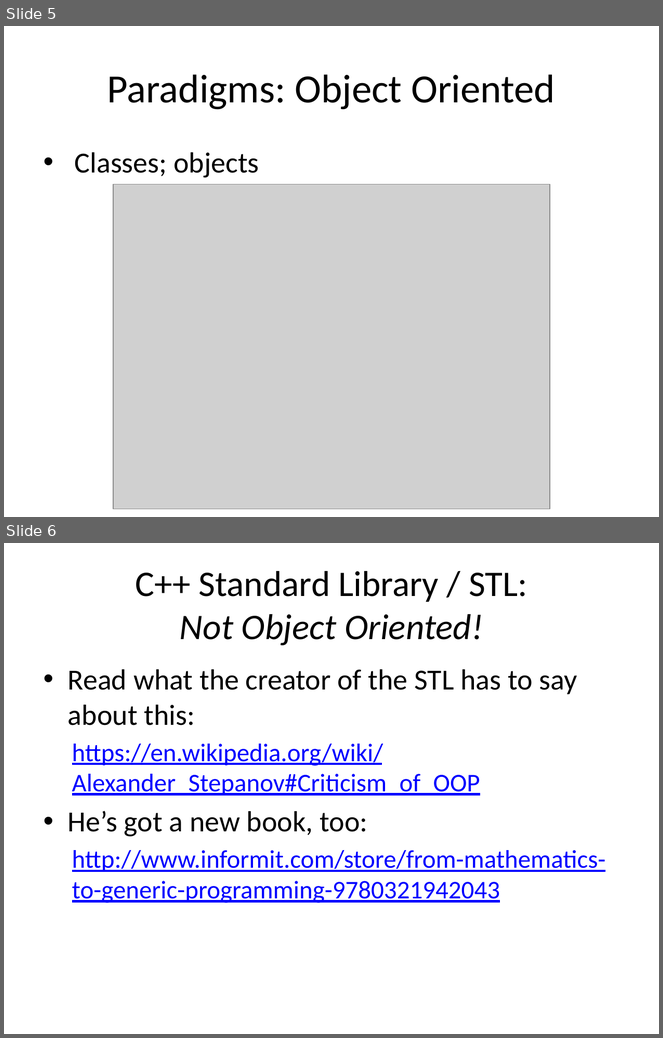
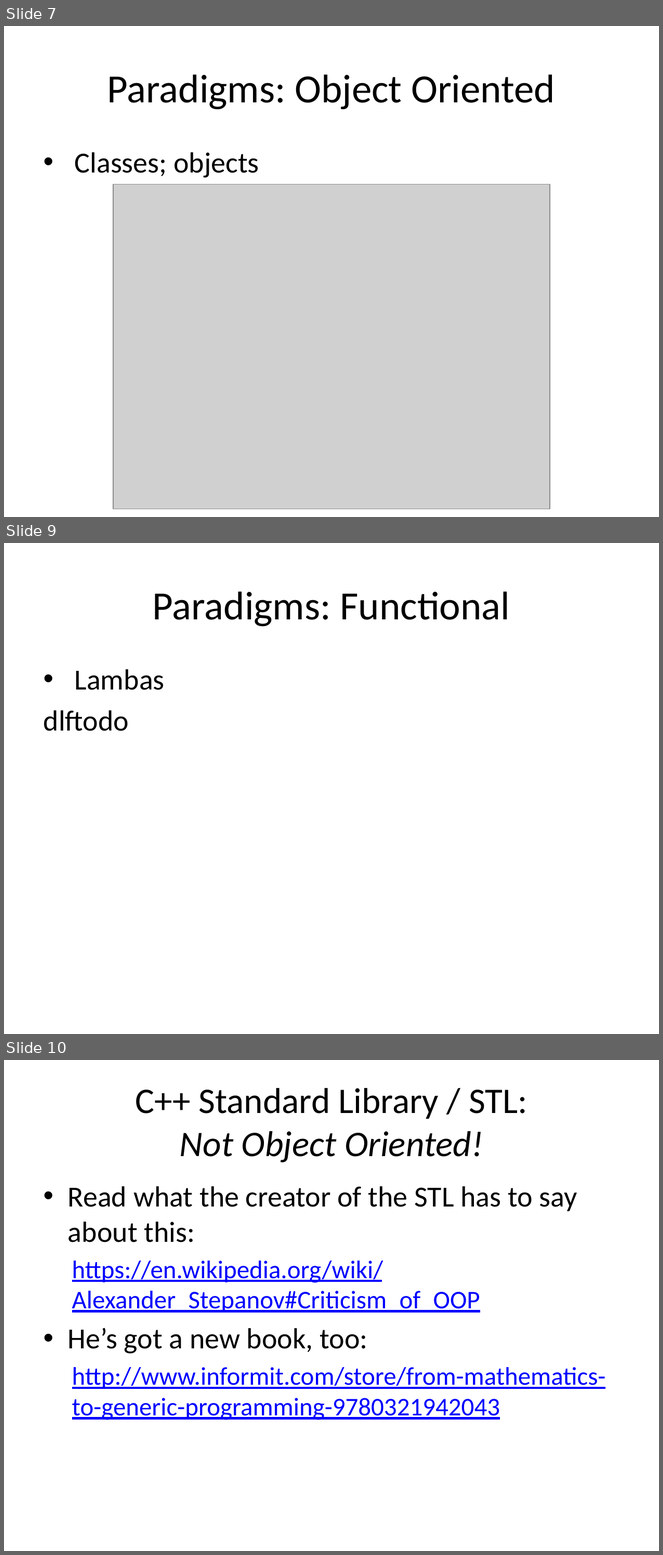
Before and after one commit to fellmad/FunWithCpp11, a slide deck: doc/Fun_with_C++11.pptx. Shown one above the other, each under a label of ours: slides 5 and 6 before the commit, slides 7, 9 and 10 after it; the slides between them are not shown. The pictures are 663x1038 and 663x1555 pixels, drawn with LibreOffice and Linux fonts; fonts in the diff are those of the drawing; grey boxes stand for pictures. Boxes give left, top, right and bottom in pixels: in the first picture for what was removed or moved away, otherwise in the second. Text is boxed around its words. In the diff, an @@ line names an element or a change of style, - is before the commit and + after.

```diff
--- a/doc/Fun_with_C++11.pptx
+++ b/doc/Fun_with_C++11.pptx
@@ slide 9 added at [4, 543, 659, 1034], background #FFFFFF @@
@@ title added at [152, 591, 510, 627], 44 pt, text #000000 @@
+Paradigms: Functional
@@ text added at [44, 669, 165, 731], 32 pt, text #000000 @@
+• Lambas
+dlftodo
@@ what was slide 5 is now slide 7 @@
@@ what was slide 6 is now slide 10 @@
```
Also in this commit, not shown: 3 other slides added.
